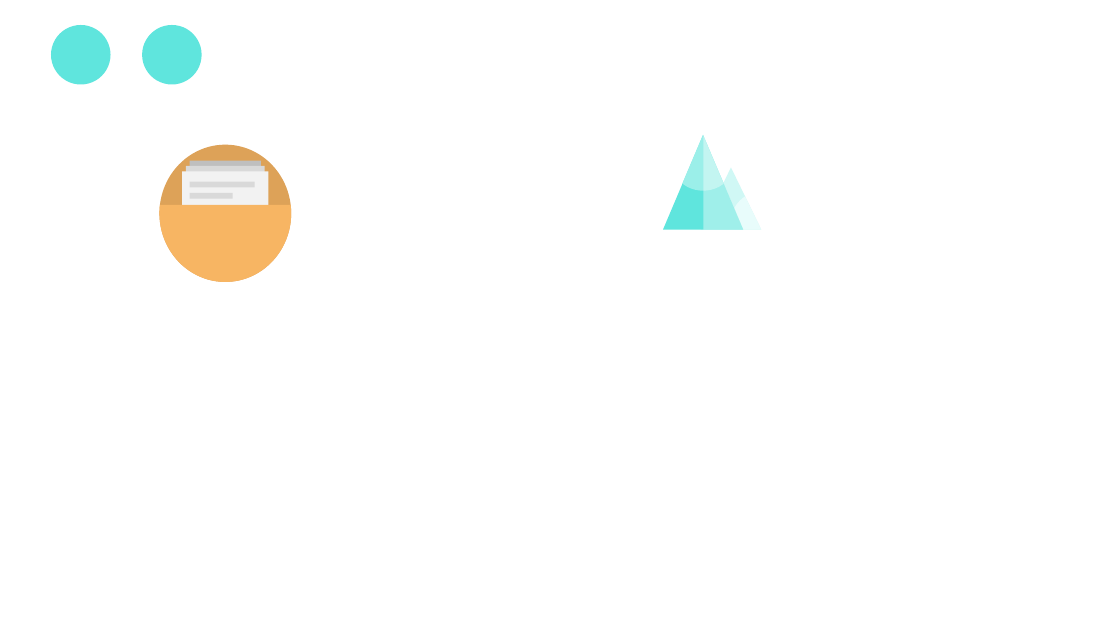
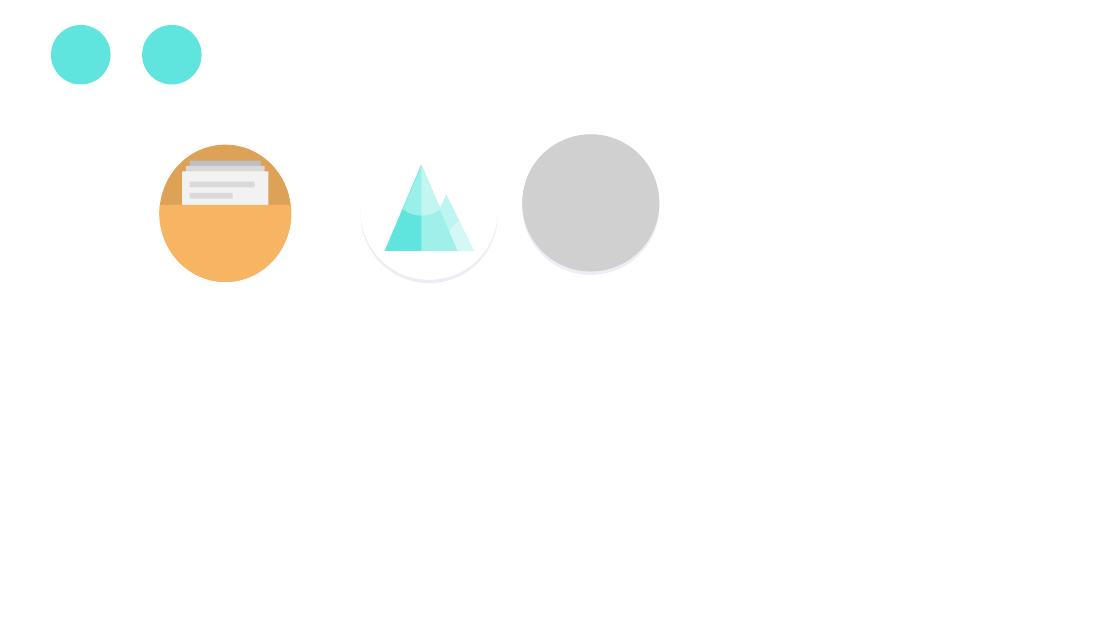
Before and after one commit to buger404/Emerald, a slide deck: slide 2 of UI.pptx. Drawn at 1120x630 pixels with LibreOffice and Linux fonts; fonts in the diff are those of the drawing; grey boxes stand for pictures. Boxes give left, top, right and bottom in pixels: in the first picture for what was removed or moved away, otherwise in the second. Text is boxed around its words. In the diff, an @@ line names an element or a change of style, - is before the commit and + after.

```diff
--- a/UI.pptx
+++ b/UI.pptx
@@ rounded rectangle added at (x1=360, y1=146, x2=497, y2=283), fill #EDEDF5 @@
@@ rounded rectangle added at (x1=360, y1=143, x2=497, y2=280), fill #FFFFFF @@
@@ rounded rectangle added at (x1=523, y1=138, x2=660, y2=275), fill #EDEDF5 @@
@@ picture added at (x1=523, y1=134, x2=660, y2=271) @@
@@ triangle resized from (x1=663, y1=135, x2=743, y2=230) to (x1=385, y1=165, x2=458, y2=250) @@
@@ freeform shape resized from (x1=682, y1=135, x2=723, y2=191) to (x1=403, y1=165, x2=441, y2=215) @@
@@ freeform shape resized from (x1=703, y1=135, x2=744, y2=230) to (x1=422, y1=165, x2=458, y2=250) @@
@@ triangle resized from (x1=701, y1=167, x2=761, y2=229) to (x1=419, y1=195, x2=475, y2=251) @@
@@ triangle at (x1=419, y1=195, x2=475, y2=251): fill #D0F8F5 to #BDF5F1 @@
@@ freeform shape moved from (x1=729, y1=197, x2=761, y2=229) to (x1=445, y1=221, x2=475, y2=251) @@
@@ freeform shape at (x1=445, y1=221, x2=475, y2=251): fill #E8FCFB to #D4F8F5 @@
```
Also in this commit, not shown: 15 other files.
